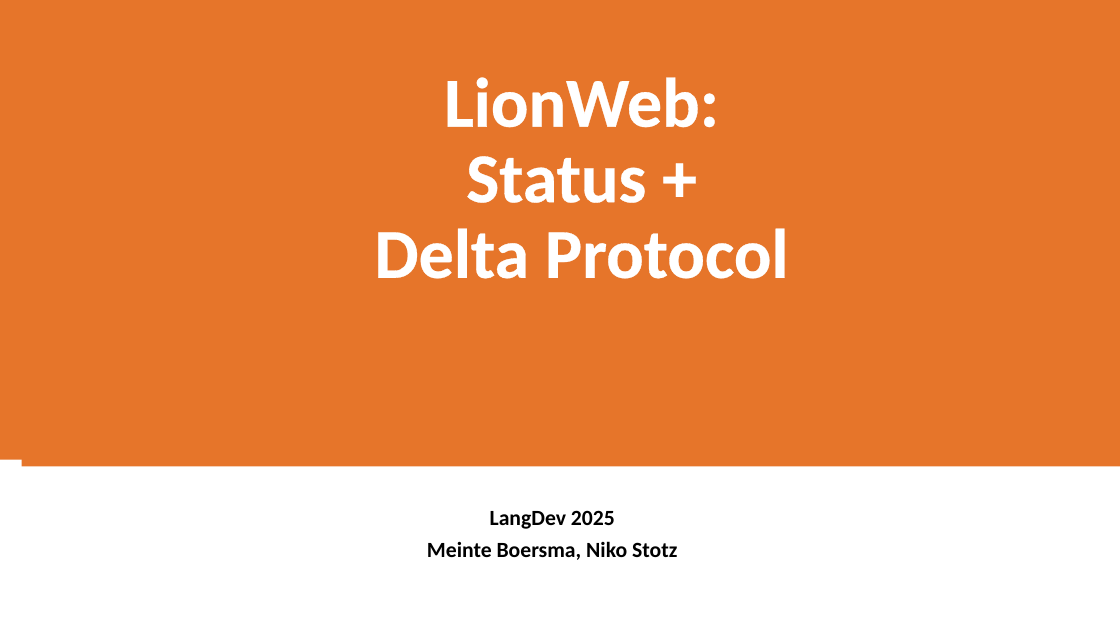
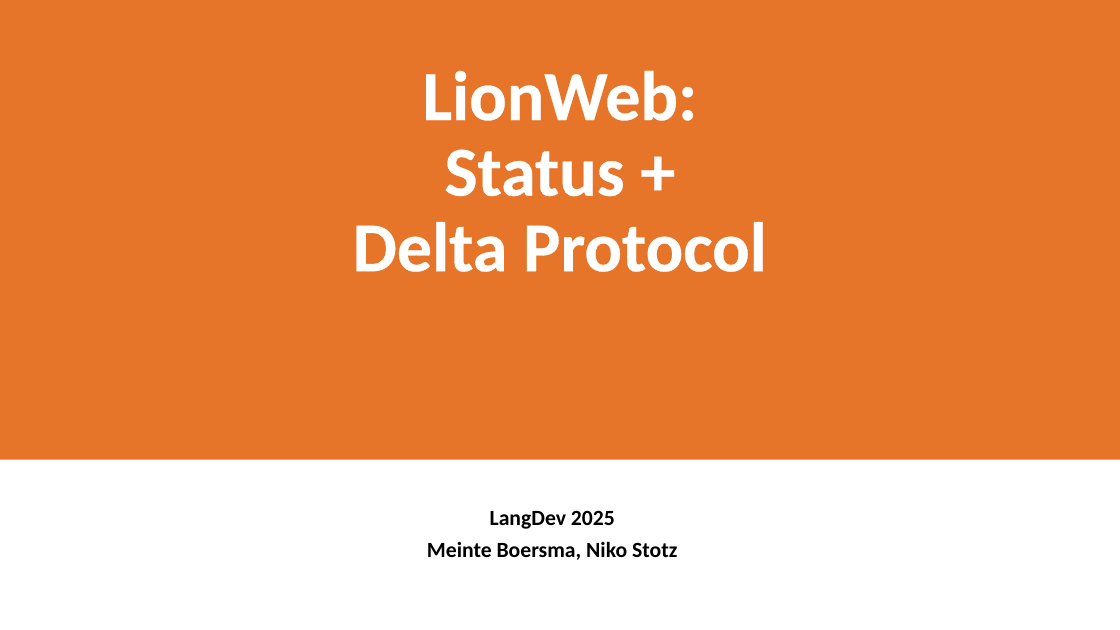
Before and after one commit to LionWeb-io/specification, a slide deck: slide 1 of resources/LangDev 2025 Talk.pptx. Drawn at 1120x630 pixels with LibreOffice and Linux fonts; fonts in the diff are those of the drawing; background and template pictures are left out. Boxes give left, top, right and bottom in pixels: in the first picture for what was removed or moved away, otherwise in the second. Text is boxed around its words. In the diff, an @@ line names an element or a change of style, - is before the commit and + after.

Commit message:
beautifying presentation

```diff
--- a/resources/LangDev 2025 Talk.pptx
+++ b/resources/LangDev 2025 Talk.pptx
@@ title "LionWeb: Status + Delta Protocol": place and size @@
-title "LionWeb: Status + Delta Protocol" at box(22, 7, 1120, 466)
+title "LionWeb: Status + Delta Protocol" at box(0, 0, 1120, 460)
@@ title "LionWeb: Status + Delta Protocol" at box(0, 0, 1120, 460): rectangle to title @@
@@ title removed at box(210, 77, 909, 128) @@
-LionWeb: Status Update
@@ title at box(353, 70, 767, 272): text changed @@
-LionWeb:
-Status +
-Delta Protocol
+LionWeb:
+Status +
+Delta Protocol
```
